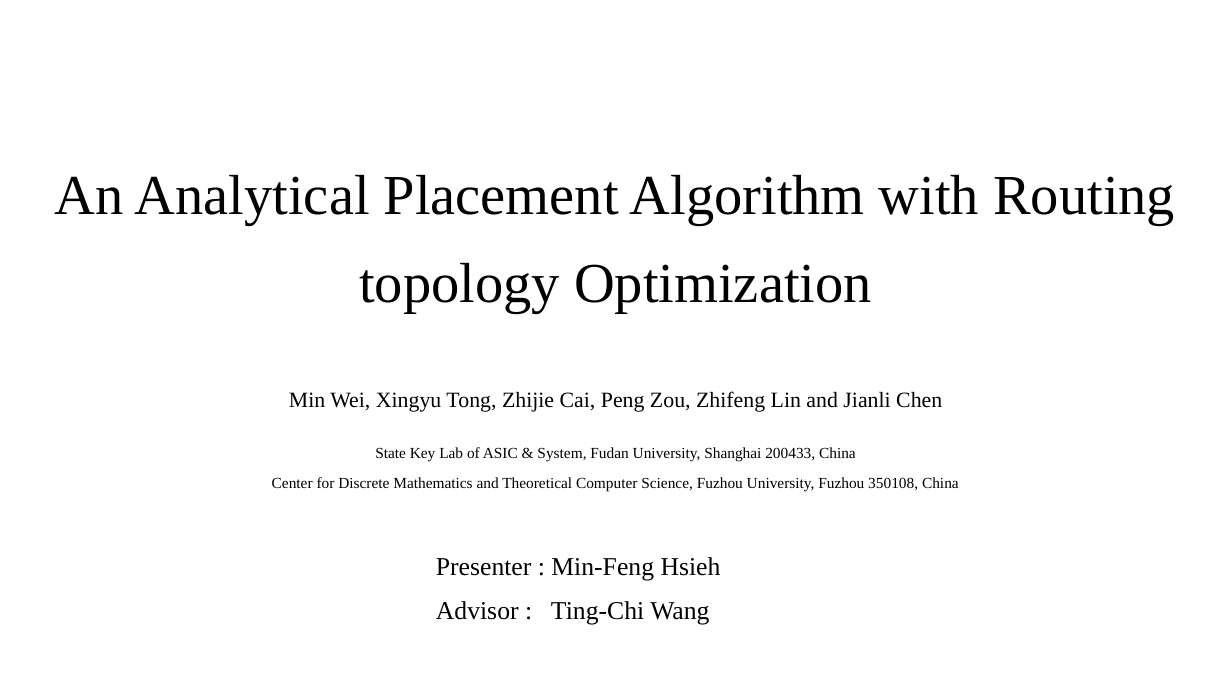
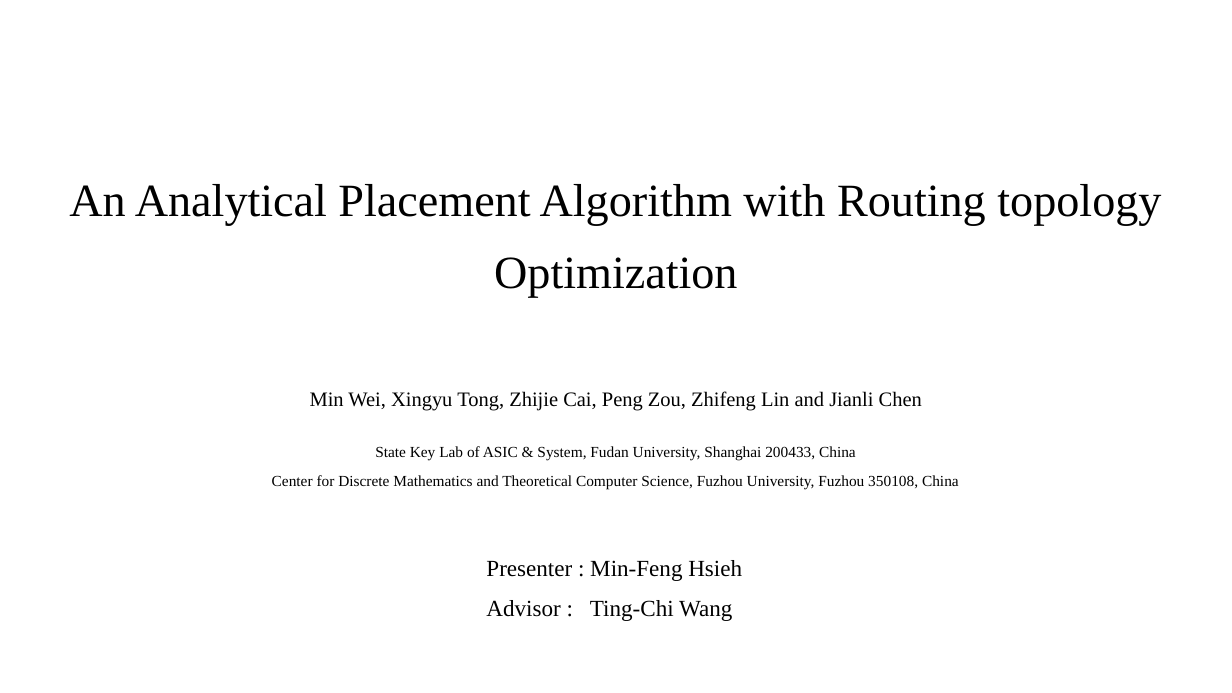
Before and after one commit to Pacific-Feng-Studuies/Studied-Papers, a slide deck: slide 1 of GM/Placement/An Analytical Placement Algorithm with Routing topology Optimization/An Analytical Placement Algorithm with Routing topology Optimization.pptx. Drawn at 1232x693 pixels with LibreOffice and Linux fonts; fonts in the diff are those of the drawing. Boxes give left, top, right and bottom in pixels: in the first picture for what was removed or moved away, otherwise in the second. Text is boxed around its words. In the diff, an @@ line names an element or a change of style, - is before the commit and + after.

```diff
--- a/GM/Placement/An Analytical Placement Algorithm with Routing topology Optimization/An Analytical Placement Algorithm with Routing topology Optimization.pptx
+++ b/GM/Placement/An Analytical Placement Algorithm with Routing topology Optimization/An Analytical Placement Algorithm with Routing topology Optimization.pptx
@@ title "An Analytical Placement Algorithm with ..." at (69, 184, 1161, 298): size 44 to 36 pt @@
@@ text at (310, 391, 922, 411): size 17 to 16 pt in "Min Wei, Xingyu Tong, Zhijie Cai, Peng ..." @@
@@ text "Presenter : Min-Feng Hsieh": place and size @@
-text "Presenter : Min-Feng Hsieh" at (436, 557, 721, 625)
+text "Presenter : Min-Feng Hsieh" at (486, 560, 742, 621)
@@ text "Presenter : Min-Feng Hsieh" at (486, 560, 742, 621): size 20 to 18 pt @@
```
Also in this commit, not shown: 18 other slides changed, 4 slides added, 1 other file.
